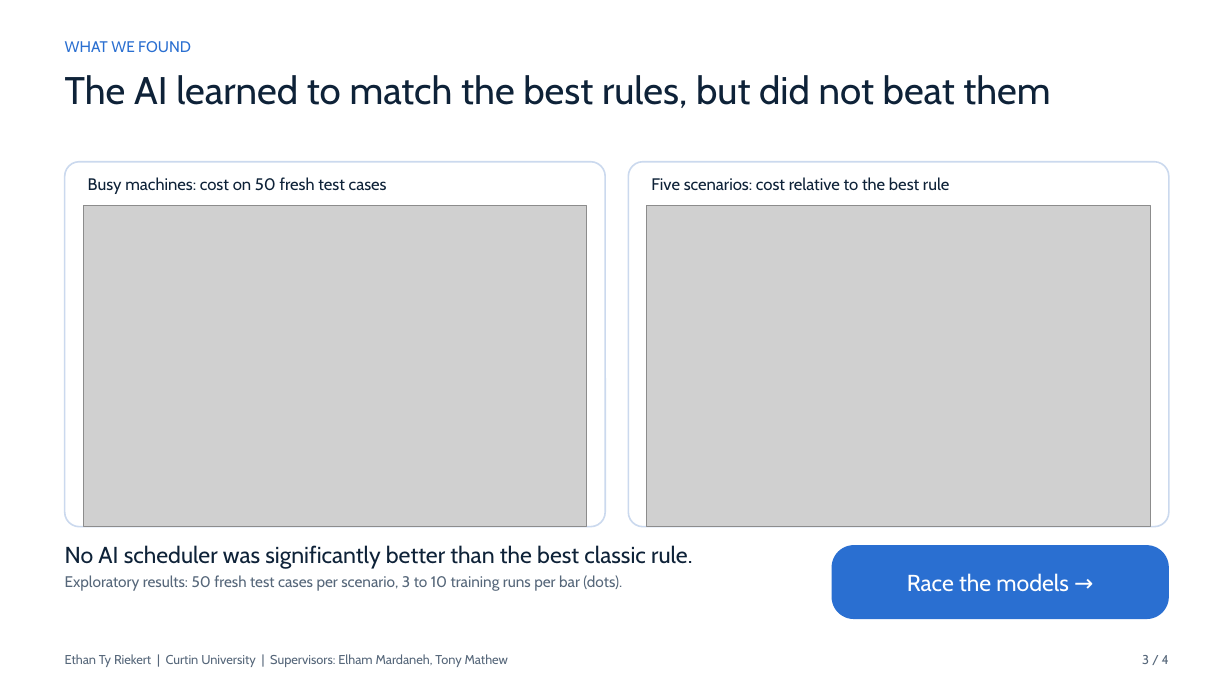
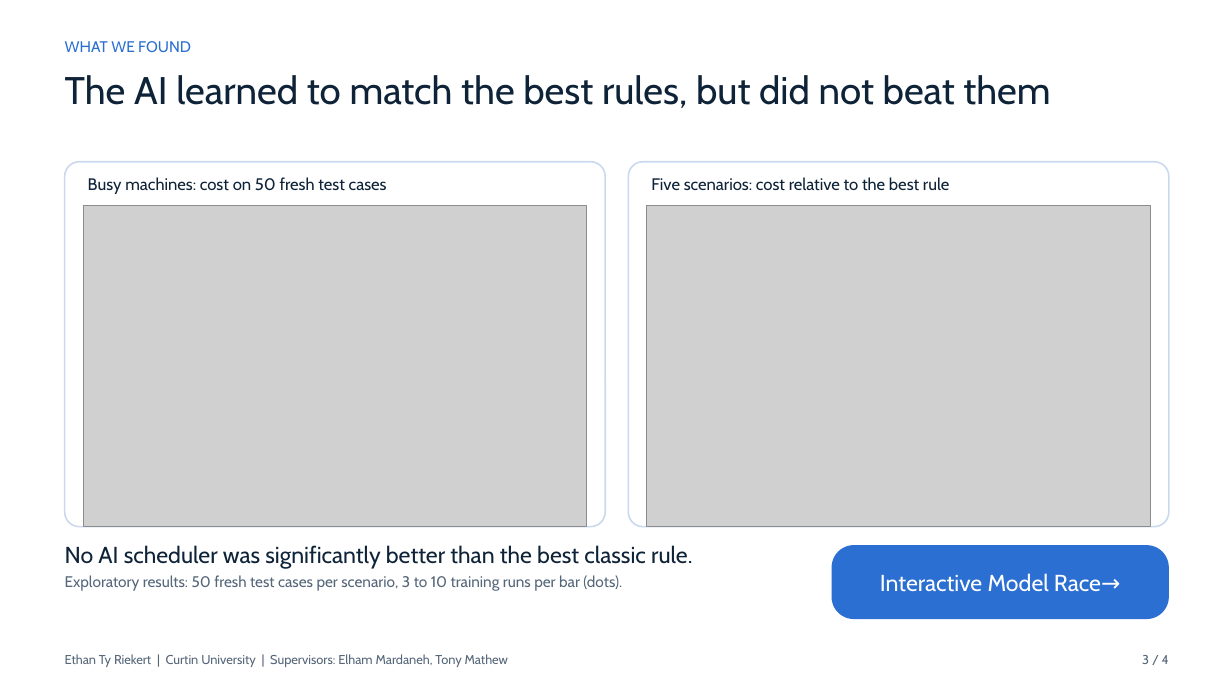
Before and after one commit to Ethan-Ty-Riekert/Neural-Knapsack-Research-Project, a slide deck: slide 3 of app/slides/Final_Presentation.pptx. Drawn at 1232x693 pixels with LibreOffice and Linux fonts; fonts in the diff are those of the drawing; grey boxes stand for pictures. Boxes give left, top, right and bottom in pixels: in the first picture for what was removed or moved away, otherwise in the second. Text is boxed around its words. In the diff, an @@ line names an element or a change of style, - is before the commit and + after.

```diff
--- a/app/slides/Final_Presentation.pptx
+++ b/app/slides/Final_Presentation.pptx
@@ text in rounded rectangle at (880, 573, 1120, 592): text changed @@
-Race the models →
+Interactive Model Race→
```
Also in this commit, not shown: 11 other files.
